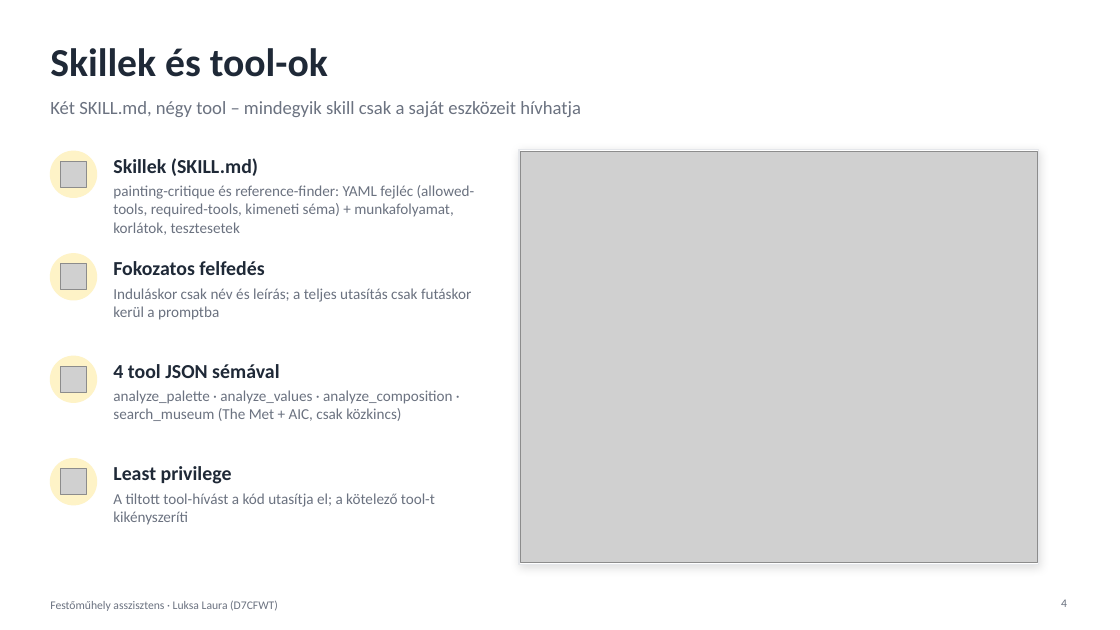
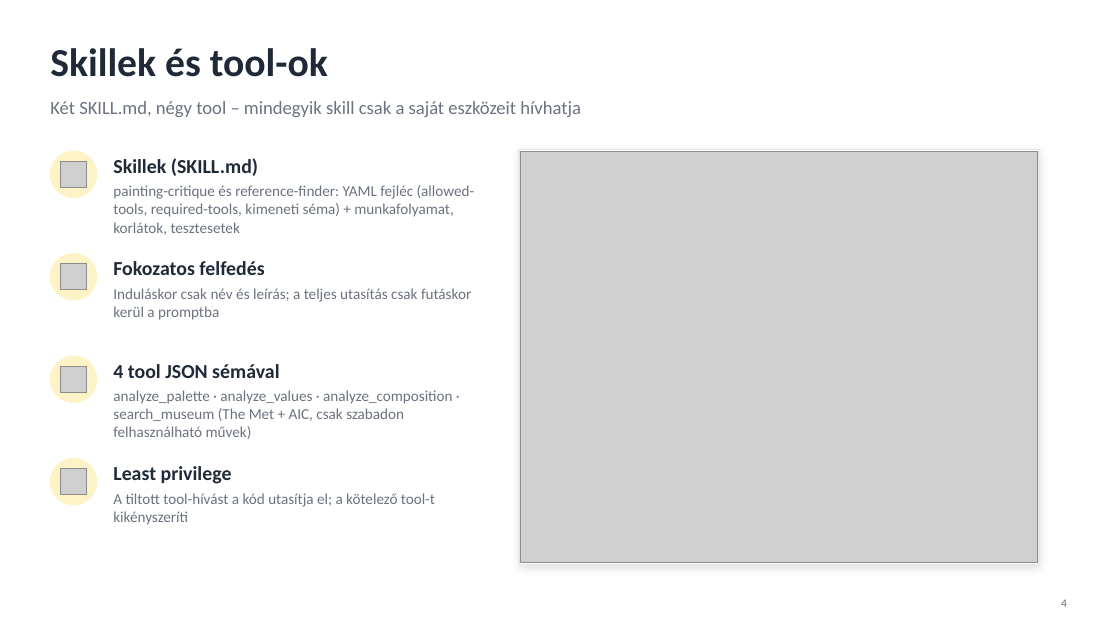
Before and after one commit to Torpe17/painting-studio-assistant, a slide deck: slide 4 of docs/Festomuhely_asszisztens_prezentacio.pptx. Drawn at 1120x630 pixels with LibreOffice and Linux fonts; fonts in the diff are those of the drawing; grey boxes stand for pictures. Boxes give left, top, right and bottom in pixels: in the first picture for what was removed or moved away, otherwise in the second. Text is boxed around its words. In the diff, an @@ line names an element or a change of style, - is before the commit and + after.

Commit message:
Presentation: wording fixes, no footer, amber comparison table
- "MI-asszisztens" instead of "MI-festőtanár"; no flattery line
- "tónusérték" instead of "valőr"; "híres / szabadon felhasználható
  festmények" instead of "közkincs"; "prompt injection" on the security slide
- footer removed (slide numbers kept); table restyled in the deck's amber

```diff
--- a/docs/Festomuhely_asszisztens_prezentacio.pptx
+++ b/docs/Festomuhely_asszisztens_prezentacio.pptx
@@ text at (113,390,452,439): text changed @@
-analyze_palette · analyze_values · analyze_composition · search_museum (The Met + AIC, csak közkincs)
+analyze_palette · analyze_values · analyze_composition · search_museum (The Met + AIC, csak szabadon felhasználható művek)
@@ text removed at (50,600,278,611) @@
-Festőműhely asszisztens · Luksa Laura (D7CFWT)
```
Also in this commit, not shown: 7 other slides changed.
